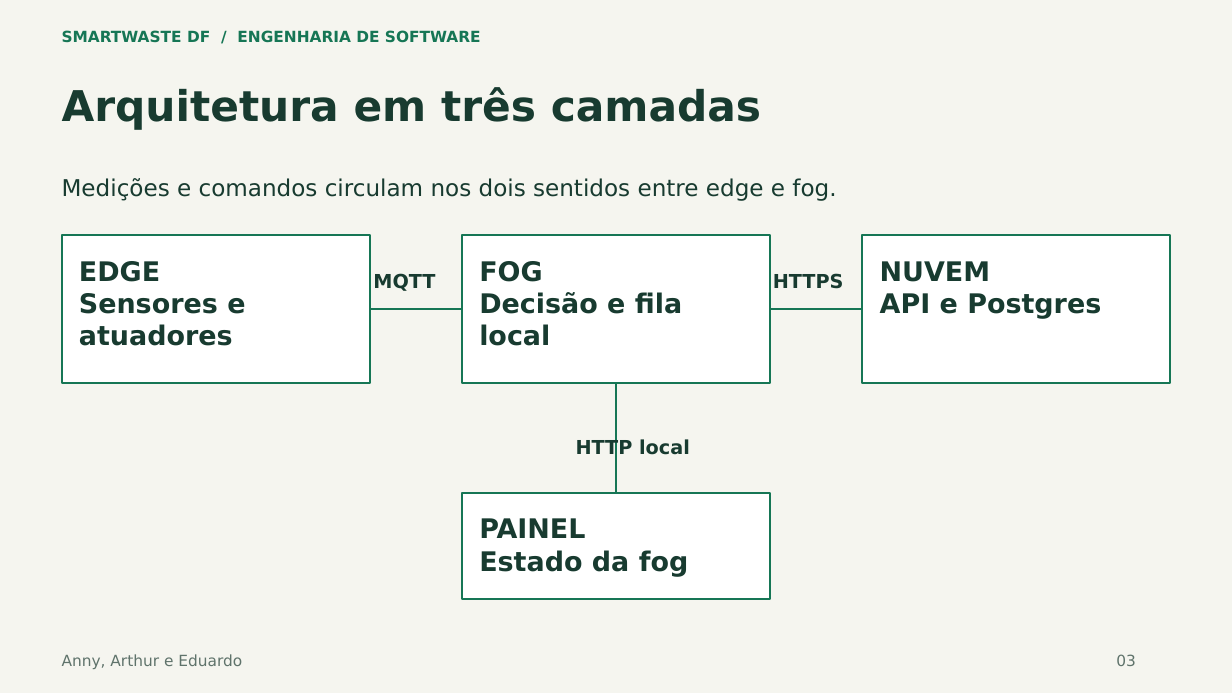
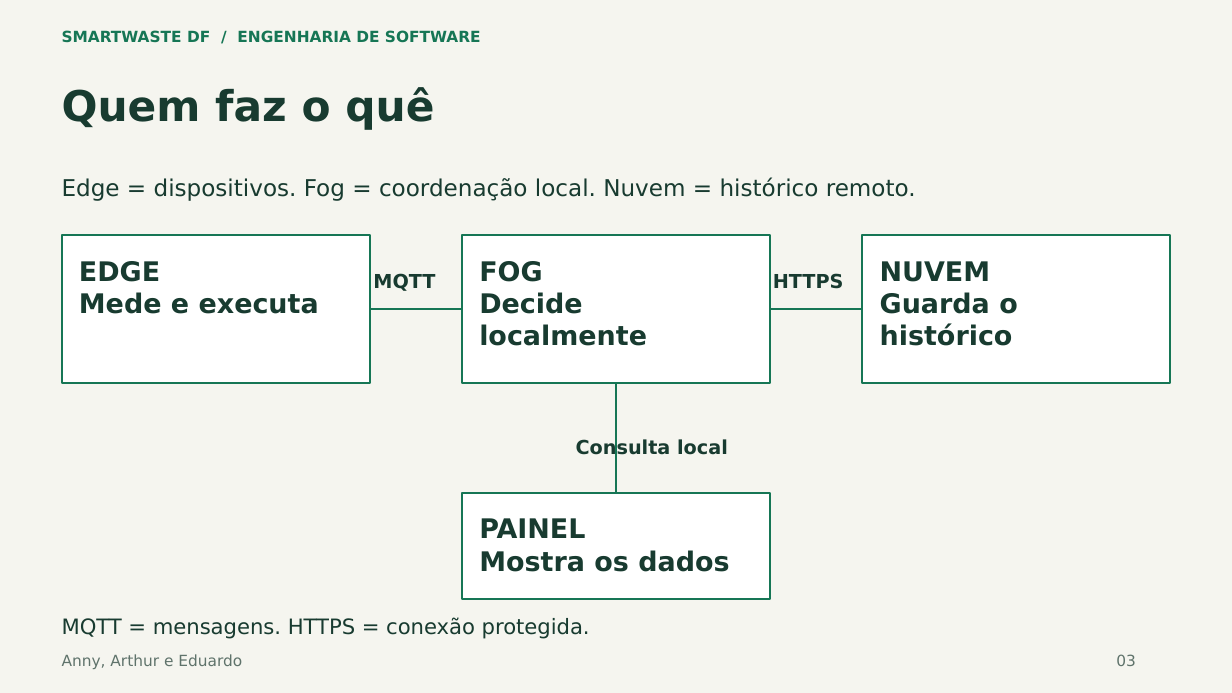
Before and after one commit to annygabb/IoT---Coleta, a slide deck: slide 3 of docs/entrega/SmartWaste_Apresentacao_Atualizada.pptx. Drawn at 1232x693 pixels with LibreOffice and Linux fonts; fonts in the diff are those of the drawing. Boxes give left, top, right and bottom in pixels: in the first picture for what was removed or moved away, otherwise in the second. Text is boxed around its words. In the diff, an @@ line names an element or a change of style, - is before the commit and + after.

```diff
--- a/docs/entrega/SmartWaste_Apresentacao_Atualizada.pptx
+++ b/docs/entrega/SmartWaste_Apresentacao_Atualizada.pptx
@@ text at (x1=62, y1=87, x2=434, y2=130): text changed @@
-Arquitetura em três camadas
+Quem faz o quê
@@ text at (x1=62, y1=177, x2=916, y2=201): text changed @@
-Medições e comandos circulam nos dois sentidos entre edge e fog.
+Edge = dispositivos. Fog = coordenação local. Nuvem = histórico remoto.
@@ text at (x1=79, y1=292, x2=319, y2=314): text changed @@
-Sensores e atuadores
+Mede e executa
@@ text at (x1=479, y1=292, x2=647, y2=346): text changed @@
-Decisão e fila local
+Decide localmente
@@ text at (x1=880, y1=292, x2=1018, y2=346): text changed @@
-API e Postgres
+Guarda o histórico
@@ text at (x1=576, y1=438, x2=728, y2=458): text changed @@
-HTTP local
+Consulta local
@@ text at (x1=479, y1=550, x2=729, y2=572): text changed @@
-Estado da fog
+Mostra os dados
@@ text added at (x1=62, y1=617, x2=590, y2=639), 16.5 pt, text #183B30 @@
+MQTT = mensagens. HTTPS = conexão protegida.
```
Also in this commit, not shown: 9 other slides changed, 10 slides removed, 1 other file.
